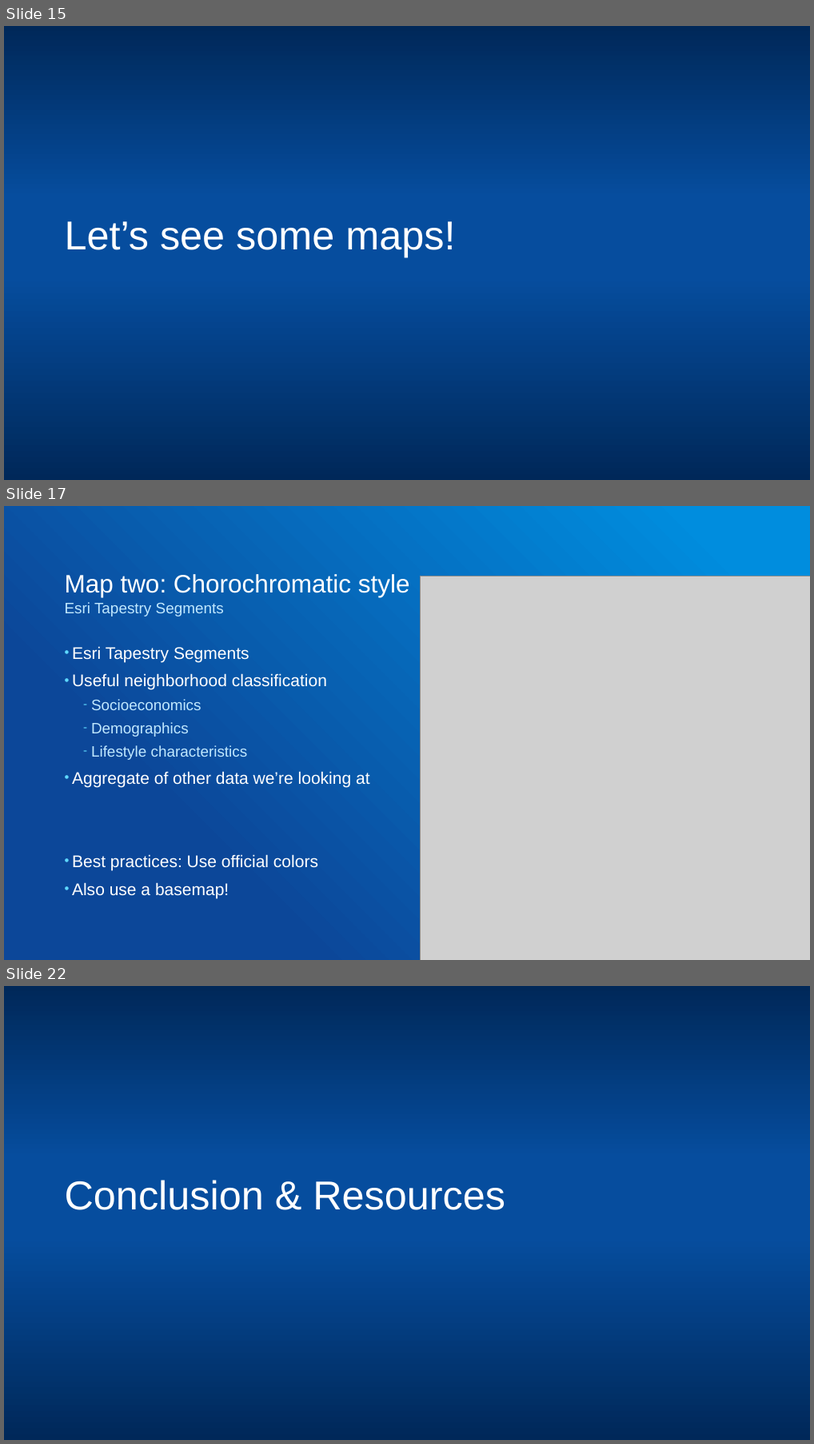
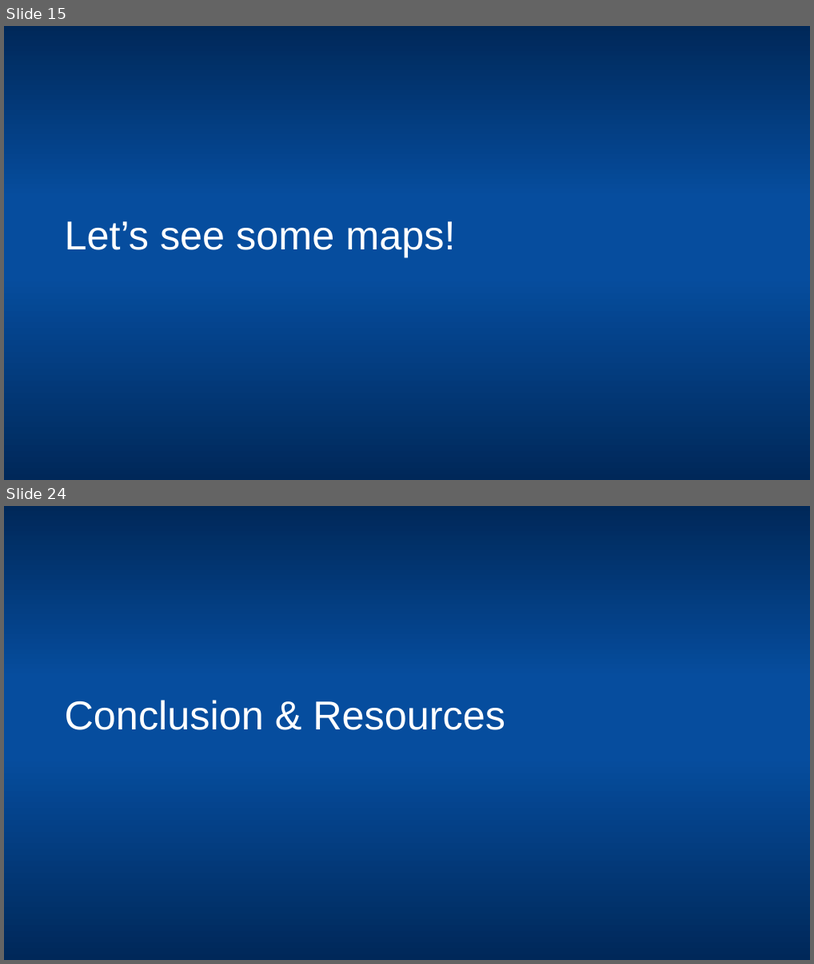
Before and after one commit to gowin20/foss4g-2026-maplibregl-data-visualization, a slide deck: foss4g-maplibre-data-visualization.pptx. Shown one above the other, each under a label of ours: slides 15, 17 and 22 before the commit, slides 15 and 24 after it; the slides between them are not shown. The pictures are 814x1444 and 814x964 pixels, drawn with LibreOffice and Linux fonts; fonts in the diff are those of the drawing; grey boxes stand for pictures. Boxes give left, top, right and bottom in pixels: in the first picture for what was removed or moved away, otherwise in the second. Text is boxed around its words. In the diff, an @@ line names an element or a change of style, - is before the commit and + after.

```diff
--- a/foss4g-maplibre-data-visualization.pptx
+++ b/foss4g-maplibre-data-visualization.pptx
@@ slide 17 removed at [4, 506, 810, 960], background gradient #008DDE to #0C4799 @@
@@ title removed at [65, 574, 410, 597] @@
-Map two: Chorochromatic style
@@ picture removed at [421, 576, 810, 960] @@
@@ text removed at [65, 602, 224, 616] @@
-Esri Tapestry Segments
@@ text removed at [72, 646, 370, 898] @@
-• Esri Tapestry Segments
-• Useful neighborhood classification
-  – Socioeconomics
-  – Demographics
-  – Lifestyle characteristics
-• Aggregate of other data we’re looking at
-• Best practices: Use official colors
-• Also use a basemap!
@@ what was slide 22 is now slide 24 @@
```
Also in this commit, not shown: 12 slides changed, 5 slides added, 3 other slides removed, 10 other files.
